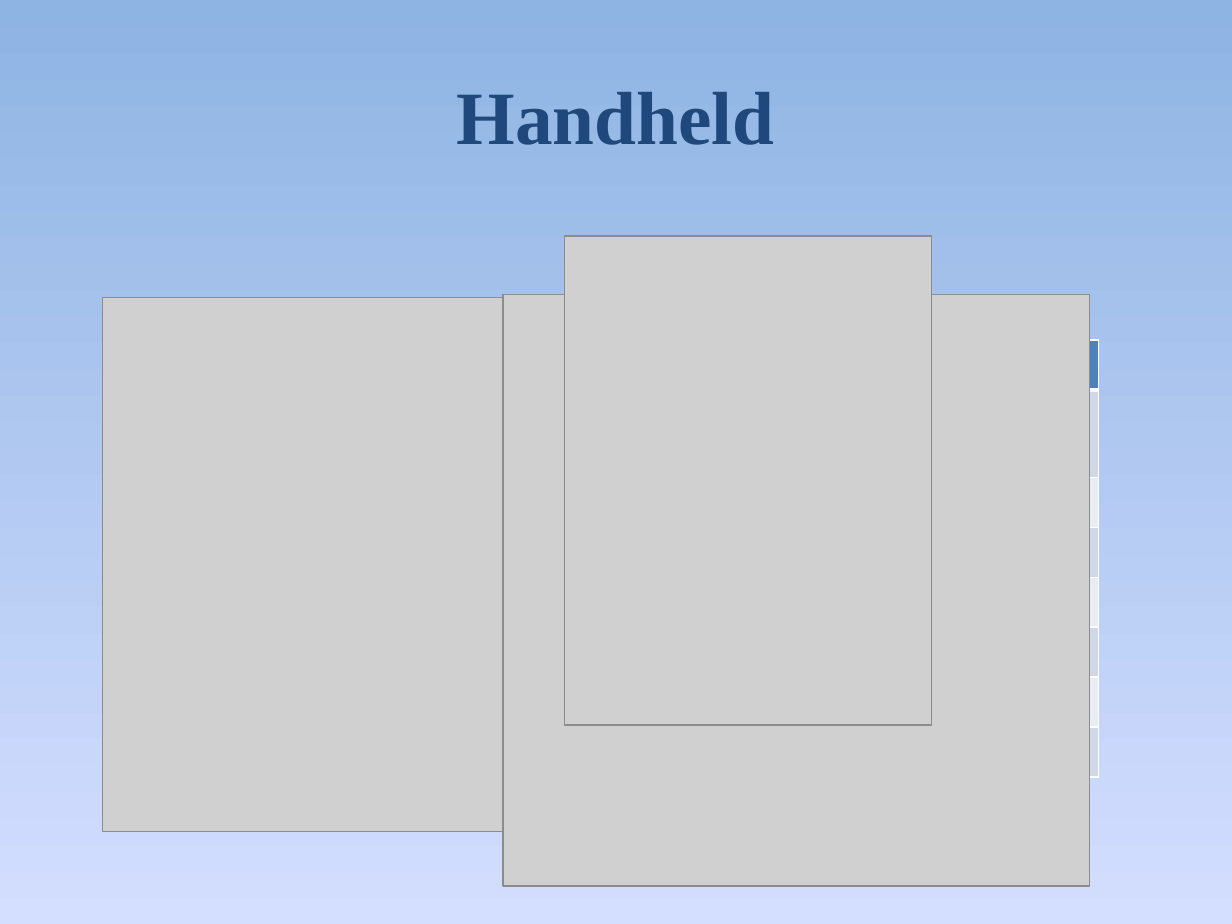
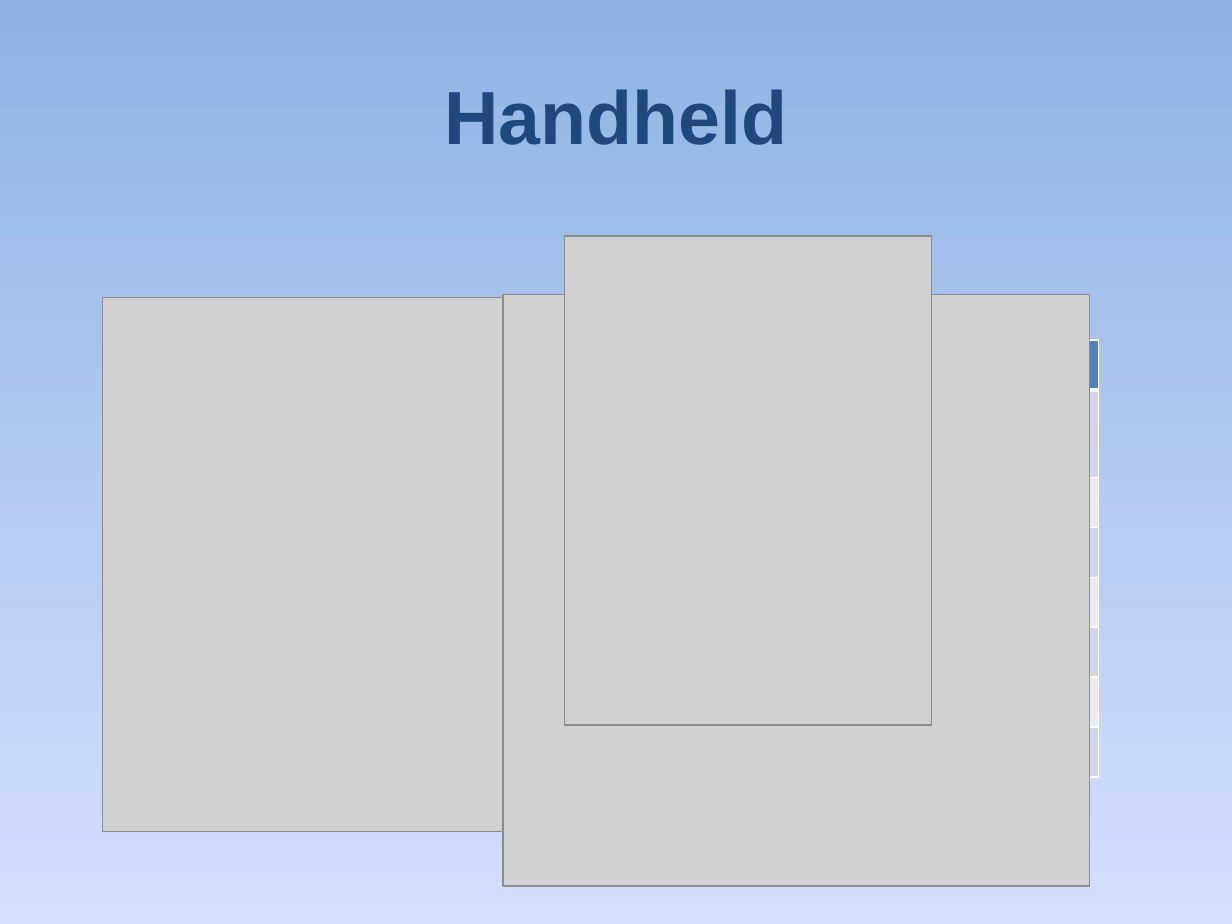
Before and after one commit to golf2109/zigbee-in-supermaket, a slide deck: slide 16 of docs/Report/Queue-Busting.pptx (slide 15 before the commit). Drawn at 1232x924 pixels with LibreOffice and Linux fonts; fonts in the diff are those of the drawing; grey boxes stand for pictures. Boxes give left, top, right and bottom in pixels: in the first picture for what was removed or moved away, otherwise in the second. Text is boxed around its words. In the diff, an @@ line names an element or a change of style, - is before the commit and + after.

```diff
--- a/docs/Report/Queue-Busting.pptx
+++ b/docs/Report/Queue-Busting.pptx
@@ title "Handheld" at [444,89,787,145]: font Times New Roman to Arial @@
```
Also in this commit, not shown: 12 other slides changed, 1 slide added.
